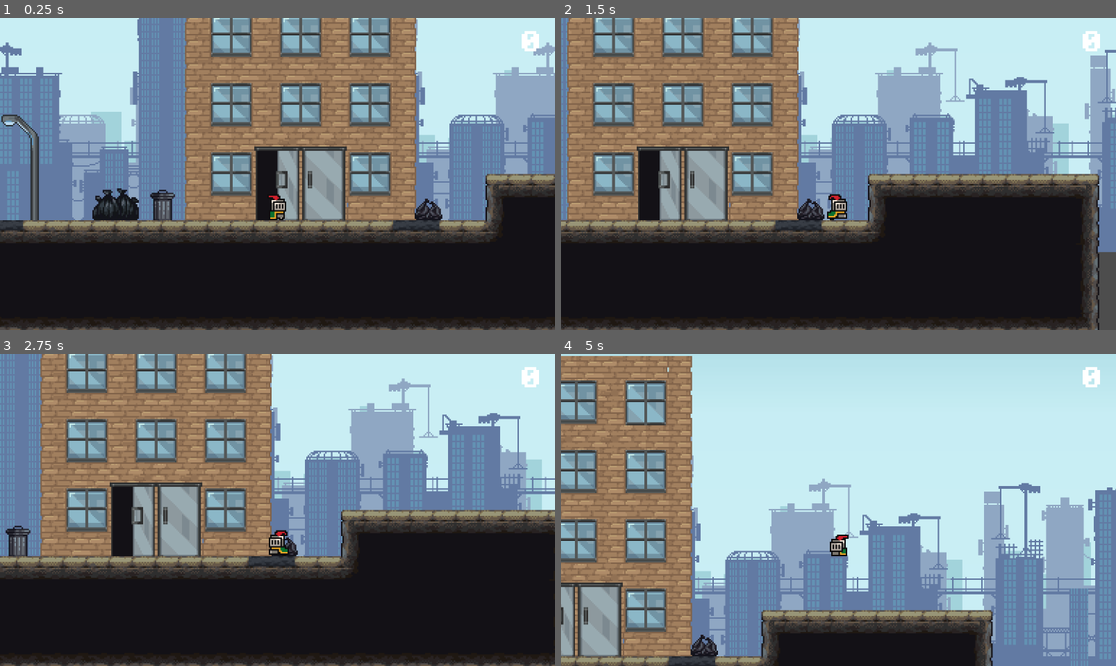
Above: before the commit, frames 1-4 (two rows, left to right).
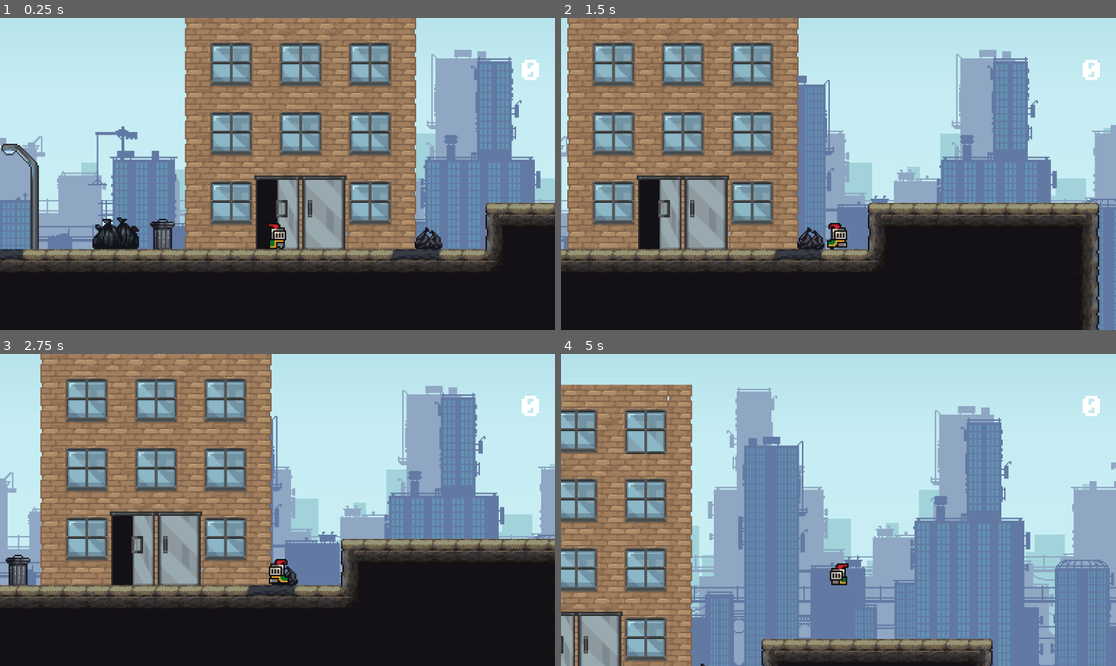
Above: after the commit, the same moments.

Repository: naziae23/brackeys-game-jam-2026
Game: Godot game, scene res://scenes/game.tscn
Two runs of this game, one before a commit and one after it. Both use one fixed random seed, a clock stepped at 60 frames per second and the inputs below.
Inputs:
- Up to frame 1 (0.25 s): no input
- Up to frame 2 (1.5 s): hold D (move_right) from 0.53 s (still down); tap Space (jump) at 0.77 s
- Up to frame 3 (2.75 s): tap Space (jump) at 1.52 s; release D (move_right) at 2.03 s; hold A (move_left) from 2.03 s (still down)
- Up to frame 4 (5 s): release A (move_left) at 2.78 s; hold D (move_right) 2.78-4.28 s; tap Space (jump) at 3.02, 3.77, 4.52 s; hold A (move_left) from 4.28 s (still down)

The runs differ from the first frame. In frame 1, 52% of the frame differs, in the area x 0-100%, y 0-100%; in frame 2, 47%; in frame 3, 49%; in frame 4, 49%.

Commit message:
basic parallax

Diff:
--- a/scenes/game.tscn
+++ b/scenes/game.tscn
@@ -1174,7 +1174,7 @@
 sources/4 = SubResource("TileSetAtlasSource_kvuet")
 
 [sub_resource type="WorldBoundaryShape2D" id="WorldBoundaryShape2D_p57ef"]
-distance = -130.0
+distance = -346.0
 
 [node name="Game" type="Node2D" unique_id=1923879512]
 
@@ -1193,7 +1193,7 @@
 [node name="Player" parent="." unique_id=854190572 instance=ExtResource("1_uwrxv")]
 
 [node name="Camera2D" type="Camera2D" parent="Player" unique_id=1296301348]
-offset = Vector2(0, -20)
+offset = Vector2(0, -40)
 zoom = Vector2(3, 3)
 limit_bottom = 120
 
@@ -1210,27 +1210,36 @@
 
 [node name="Background" type="Node2D" parent="." unique_id=391733326]
 z_index = -5
-position = Vector2(0, -135)
 
 [node name="Sky" type="Parallax2D" parent="Background" unique_id=958719718]
+scroll_scale = Vector2(0.1, 0.1)
+repeat_size = Vector2(1024, 0)
 
 [node name="Sprite2D" type="Sprite2D" parent="Background/Sky" unique_id=416720557]
+scale = Vector2(1, 1.5028902)
 texture = ExtResource("8_kvpfn")
+centered = false
 
 [node name="Layer1" type="Parallax2D" parent="Background" unique_id=871384094]
+scroll_scale = Vector2(0.2, 0.2)
+repeat_size = Vector2(1024, 0)
 
 [node name="Sprite2D" type="Sprite2D" parent="Background/Layer1" unique_id=1366551722]
 texture = ExtResource("9_dinhu")
+centered = false
 
 [node name="Layer2" type="Parallax2D" parent="Background" unique_id=441778671]
+scroll_scale = Vector2(0.25, 0.25)
+repeat_size = Vector2(1024, 0)
 
 [node name="Sprite2D" type="Sprite2D" parent="Background/Layer2" unique_id=48095820]
 texture = ExtResource("10_kvuet")
+centered = false
 
 [node name="Killzone" parent="." unique_id=1528917466 instance=ExtResource("5_iywne")]
-visible = false
 
 [node name="CollisionShape2D" type="CollisionShape2D" parent="Killzone" unique_id=666397084]
+position = Vector2(-1, -214)
 shape = SubResource("WorldBoundaryShape2D_p57ef")
 
 [node name="Collectables" type="Node" parent="." unique_id=684343821]
